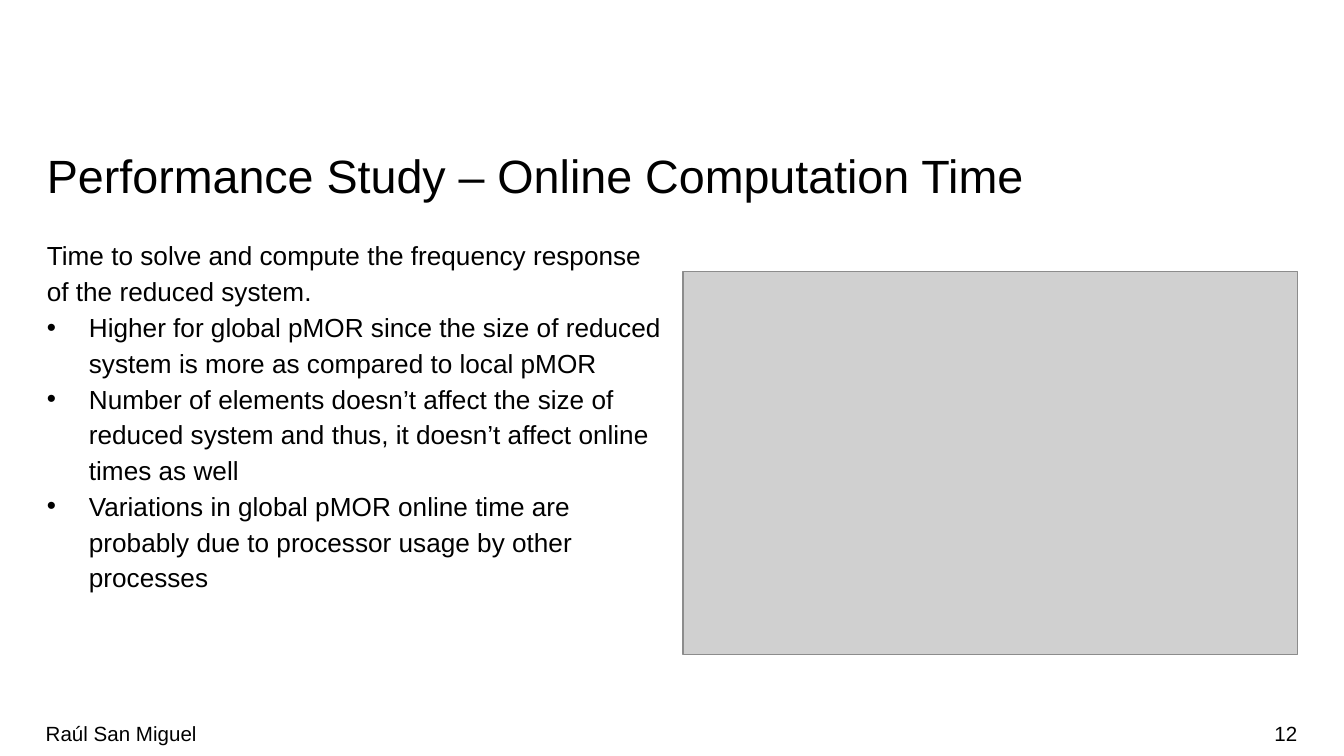
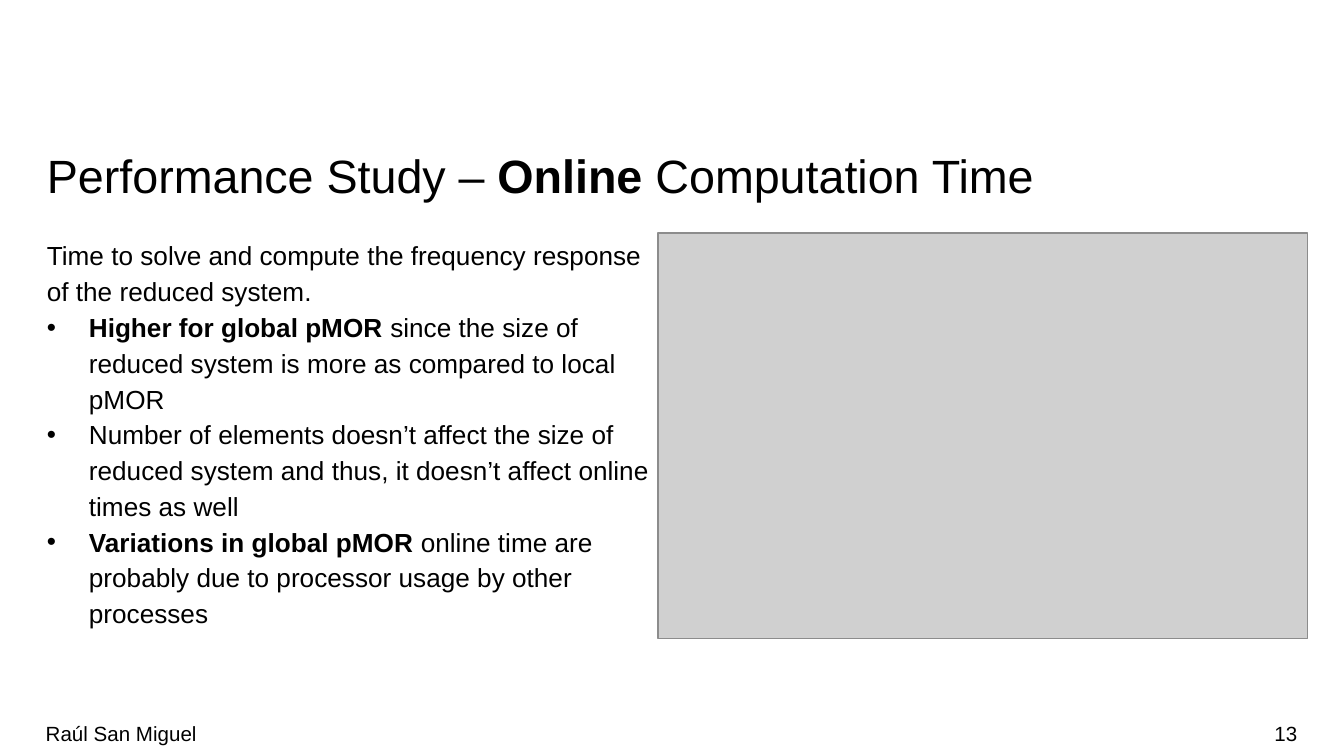
Before and after one commit to R-SMP/Global_Local_pMOR, a slide deck: slide 13 of pMOR.pptx (slide 12 before the commit). Drawn at 1344x756 pixels with LibreOffice and Linux fonts; fonts in the diff are those of the drawing; grey boxes stand for pictures; background and template pictures are left out. Boxes give left, top, right and bottom in pixels: in the first picture for what was removed or moved away, otherwise in the second. Text is boxed around its words. In the diff, an @@ line names an element or a change of style, - is before the commit and + after.

```diff
--- a/pMOR.pptx
+++ b/pMOR.pptx
@@ title "Performance Study – Online Computation ..." at [47,159,1034,202]: bold on in "Online" @@
@@ picture: place and size @@
-picture at [683,271,1297,655]
+picture at [659,233,1308,637]
@@ text at [89,318,615,629]: bold on in "Higher for global pMOR", "Variations in global pMOR" @@
@@ page number at [1274,726,1297,742]: text changed @@
-12
+13
```
Also in this commit, not shown: 8 other slides changed, 1 slide added, 4 other files.
